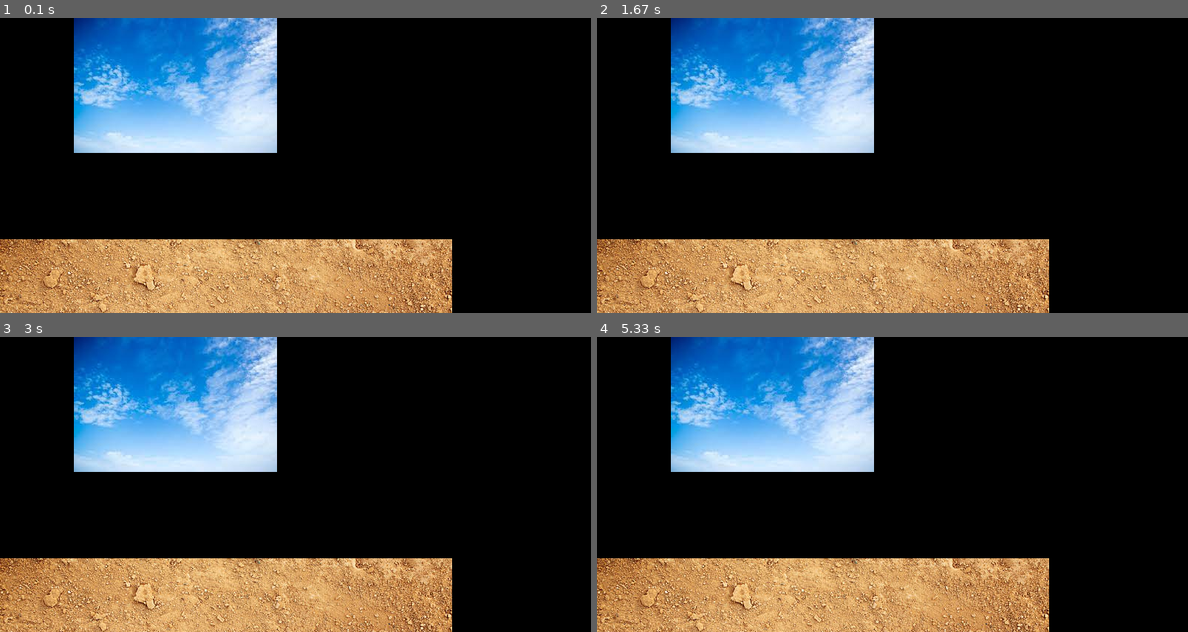
Above: before the commit, frames 1-4 (two rows, left to right).
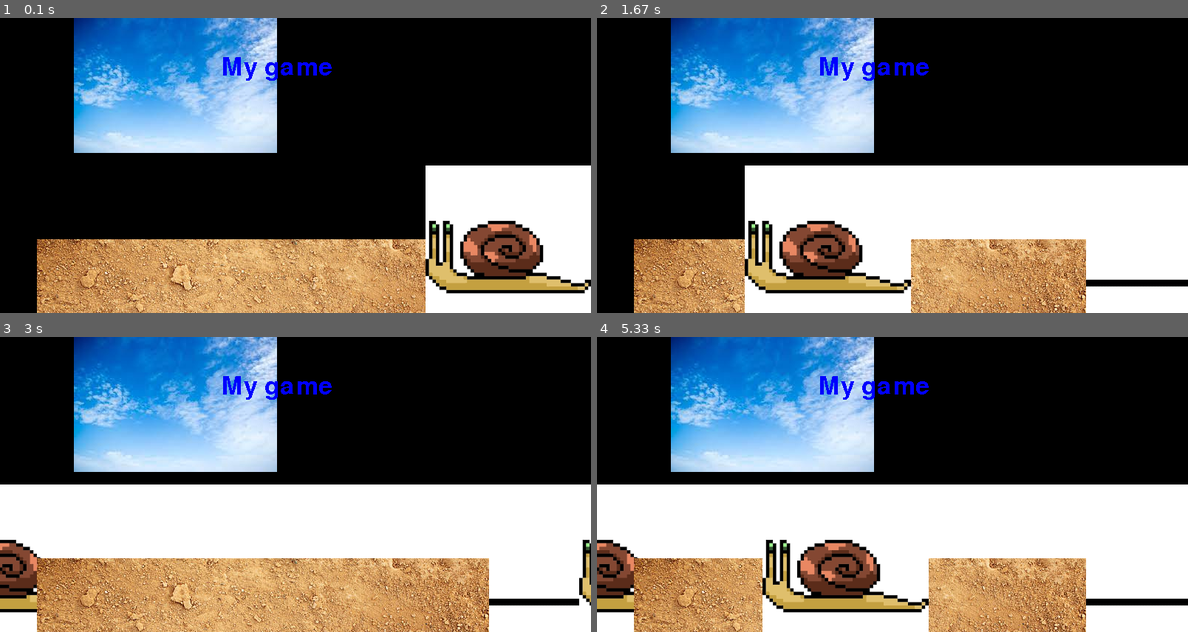
Above: after the commit, the same moments.

Repository: AJHS-Kelley/8b-ajhs-game-programming-23-24-MajinMusic
Game: pygame game, started from gameProgramming/08_ultimatePygame/ultimatePygame.py
Two runs of this game, one before a commit and one after it. Both use one fixed random seed, a clock stepped at 60 frames per second and the inputs below.
Inputs:
- Up to frame 1 (0.1 s): no input
- Up to frame 2 (1.67 s): no input
- Up to frame 3 (3 s): no input
- Up to frame 4 (5.33 s): no input

The runs differ from the first frame. In frame 1, 25% of the frame differs, in the area x 0-100%, y 13-100%; in frame 2, 40%; in frame 3, 43%; in frame 4, 46%.

Commit message:
ultPygame v0.4
Added animated snail, fixed ground_surface to screen, and added text_surface.

Diff:
--- a/gameProgramming/08_ultimatePygame/ultimatePygame.py
+++ b/gameProgramming/08_ultimatePygame/ultimatePygame.py
@@ -1,4 +1,4 @@
-# The Ultimate Pygame by Jacob Desha v0.3
+# The Ultimate Pygame by Jacob Desha v0.4
 
 import pygame
 from sys import exit
@@ -7,10 +7,15 @@
 screen = pygame.display.set_mode((800, 400))
 pygame.display.set_caption('Game')
 clock = pygame.time.Clock()
+test_font = pygame.font.Font(None, 50) #(Font type, font size)
+
 
 sky_surface = pygame.image.load("C:\8b-ajhs-game-programming-23-24-MajinMusic\img\sky.jpg")
 ground_surface = pygame.image.load("C:\8b-ajhs-game-programming-23-24-MajinMusic\img\ground.jpg")
+text_surface = test_font.render('My game', False, 'Blue') #(text, AA, color)
 
+snail_surface = pygame.image.load("C:\8b-ajhs-game-programming-23-24-MajinMusic\img\download.png")
+snail_x_pos = 600
 
 while True:
     for event in pygame.event.get():
@@ -19,7 +24,11 @@
             exit()
     # Draw all our elements
     screen.blit(sky_surface,(100,0))
-    screen.blit(ground_surface, (0,300))
+    screen.blit(ground_surface, (50,300))
+    screen.blit(text_surface, (300, 50))
+    snail_x_pos -= 4
+    if snail_x_pos < -100: snail_x_pos = 800
+    screen.blit(snail_surface, (snail_x_pos, 200))
     # Update everything
     pygame.display.update()
     clock.tick(60)
Binary file added: img/download.png
Binary file added: img/groundback.jpg
Binary file added: img/groundback1.jpg
Binary file added: img/groundback2.jpg
Binary file added: img/snail1.jpg
